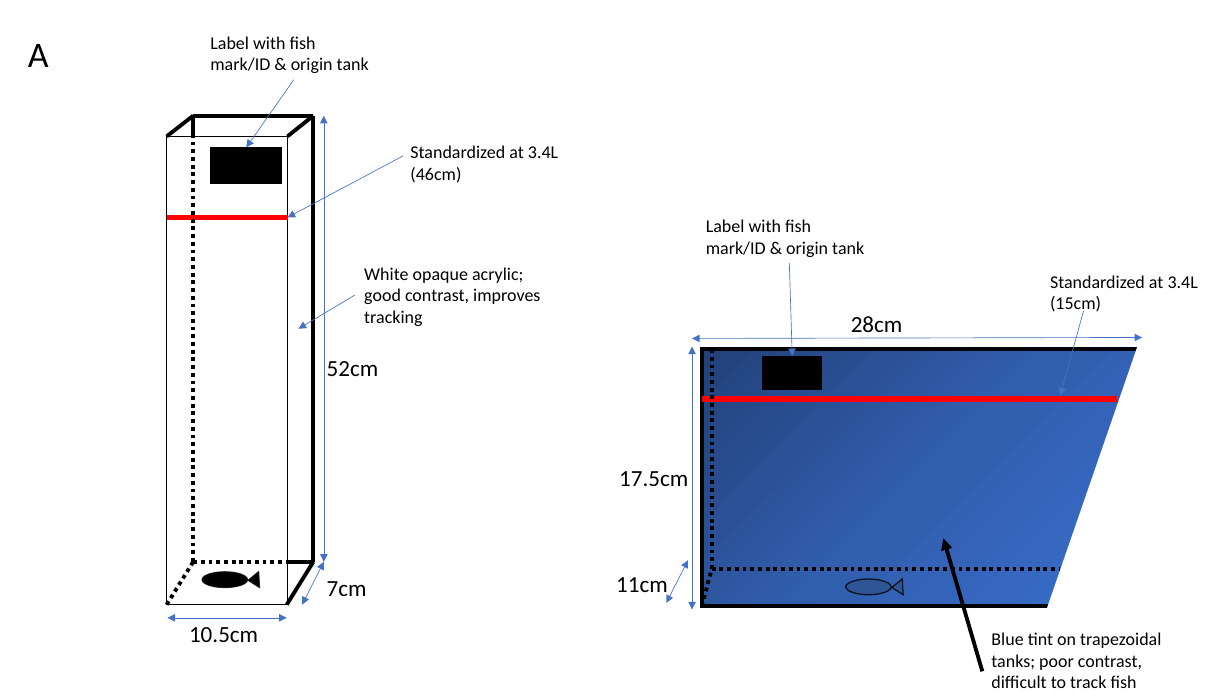
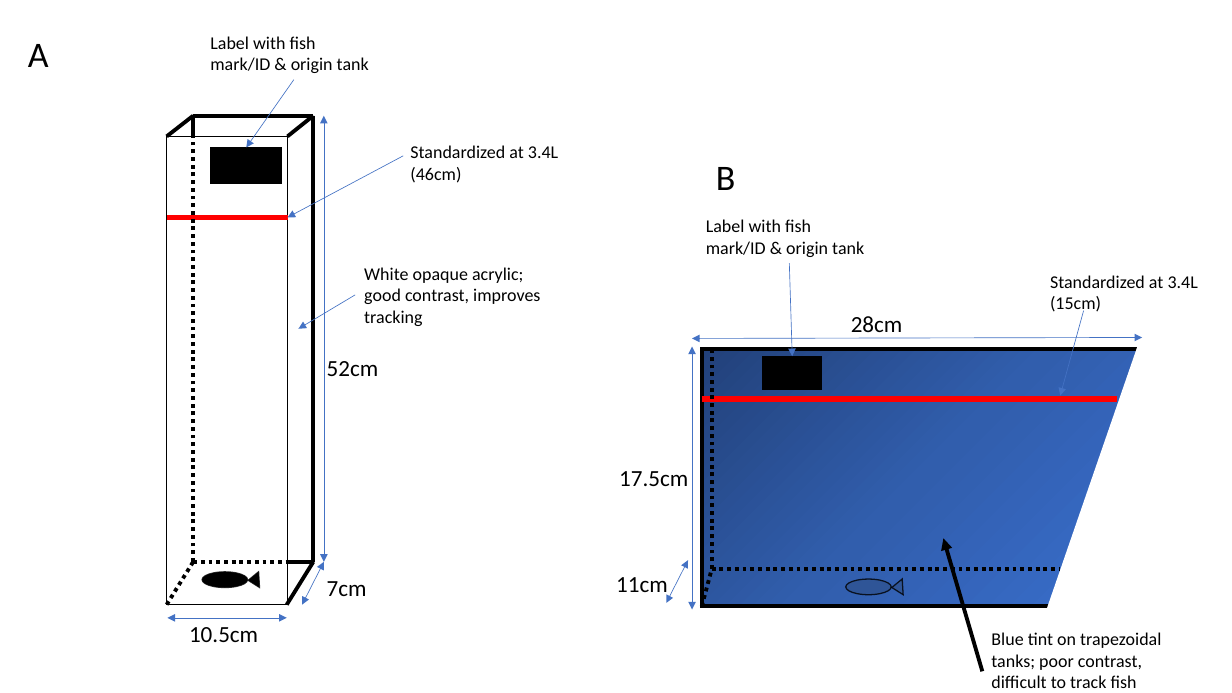
Before and after one commit to Apex619/F1_Methods_Chapter_Anxiety_Hamza, a slide deck: slide 1 of Planning/Figures.pptx. Drawn at 1232x693 pixels with LibreOffice and Linux fonts; fonts in the diff are those of the drawing. Boxes give left, top, right and bottom in pixels: in the first picture for what was removed or moved away, otherwise in the second. Text is boxed around its words. In the diff, an @@ line names an element or a change of style, - is before the commit and + after.

```diff
--- a/Planning/Figures.pptx
+++ b/Planning/Figures.pptx
@@ text added at box(716, 167, 736, 190), 28 pt, text #000000 @@
+B
```
Also in this commit, not shown: 1 slide added, 1 slide removed, 5 other files.
